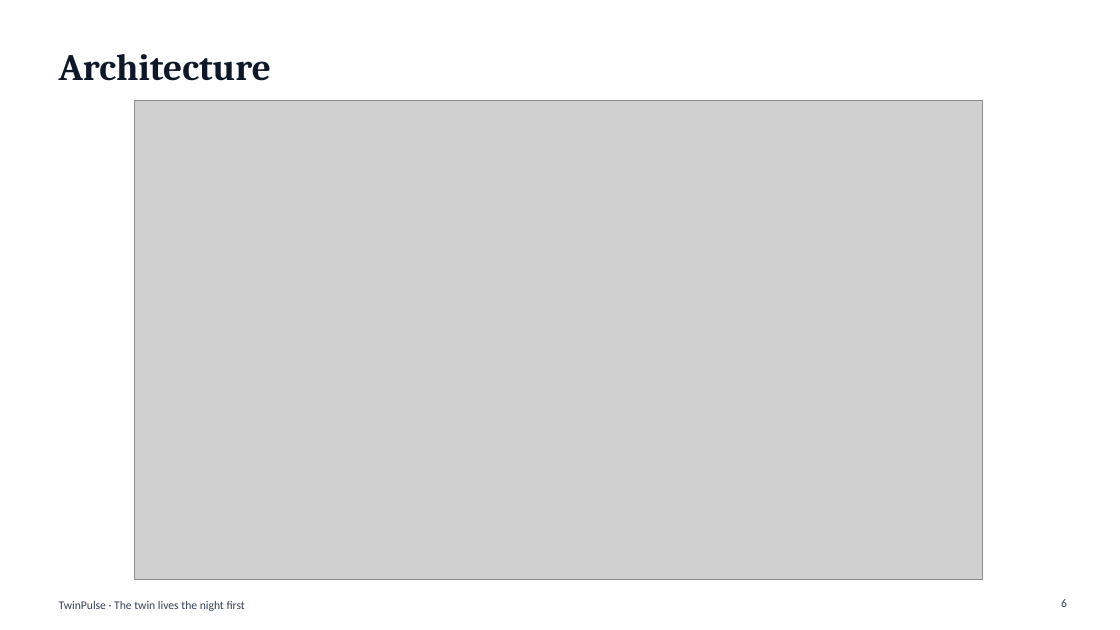
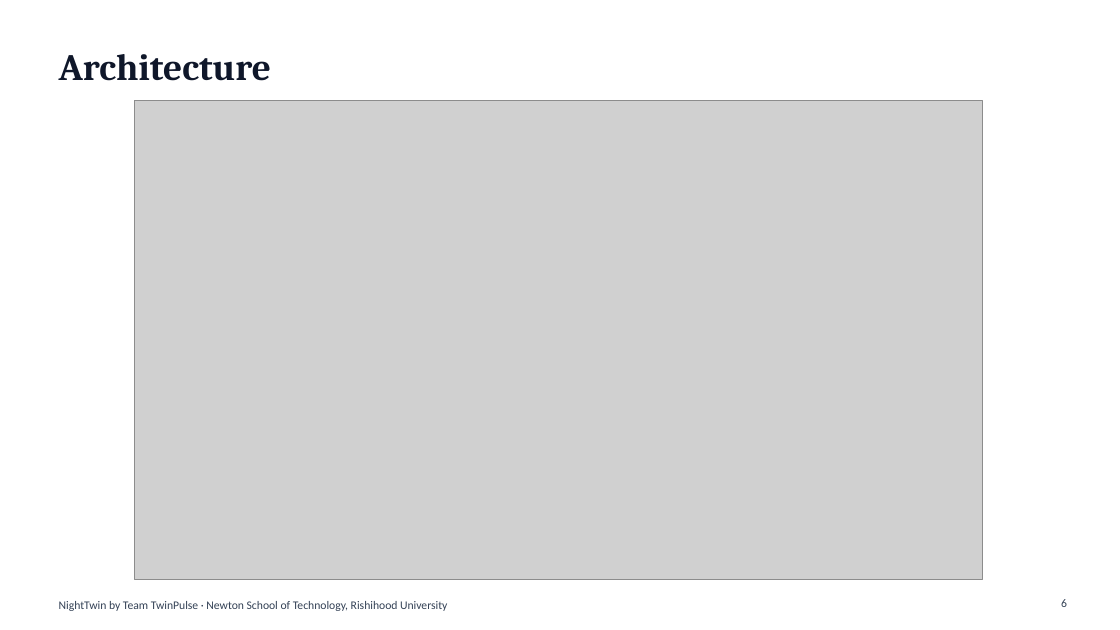
Before and after one commit to MananGilhotra/TwinPulse_NewtonSchoolOfTechnology_RishihoodUniversity, a slide deck: slide 6 of docs/TwinPulse_Presentation.pptx. Drawn at 1120x630 pixels with LibreOffice and Linux fonts; fonts in the diff are those of the drawing; grey boxes stand for pictures. Boxes give left, top, right and bottom in pixels: in the first picture for what was removed or moved away, otherwise in the second. Text is boxed around its words. In the diff, an @@ line names an element or a change of style, - is before the commit and + after.

Commit message:
NightTwin: live browser demo, team and college details, narrated video tooling
- Static live demo on GitHub Pages; twin ported to JavaScript (dashboard/src/twin.js)
- Shareable demo states via URL (e.g. #patient/TP-001?snack=15&shift=90)
- Branding: NightTwin by Team TwinPulse, Newton School of Technology, Rishihood University
- README: live demo, video link, T1D rationale, brief compliance
- Narrated walkthrough generator (scripts/make_video.py); deck and architecture rebranded

```diff
--- a/docs/TwinPulse_Presentation.pptx
+++ b/docs/TwinPulse_Presentation.pptx
@@ text at (59, 601, 447, 611): text changed @@
-TwinPulse · The twin lives the night first
+NightTwin by Team TwinPulse · Newton School of Technology, Rishihood University
```
Also in this commit, not shown: 17 other slides changed, 50 other files.
